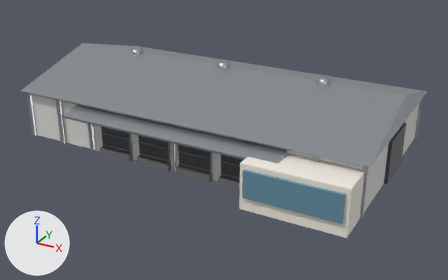
A saved change to the glTF model src/assets/models/props/warehouse_small.glb.
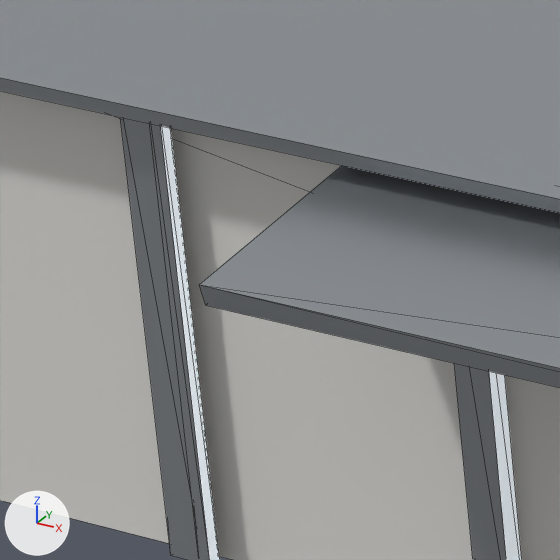
The first picture shows the older version from a 50 mm camera at (37.7, -68.4, 33.7) aimed at (1.8, -3.1, 1.0). The close-ups show the older and then the newer version on the part from 10% to 22% of the width and 32% to 51% of the height of that picture. Only the edits that show in the close-ups are written down. Arrows for +X, +Y and +Z are at lower left; the lights stay in place. The close-ups show mesh edges as thin lines.

Objects in the first close-up: 'Merged_PropsMetal', 'wh_walls'.
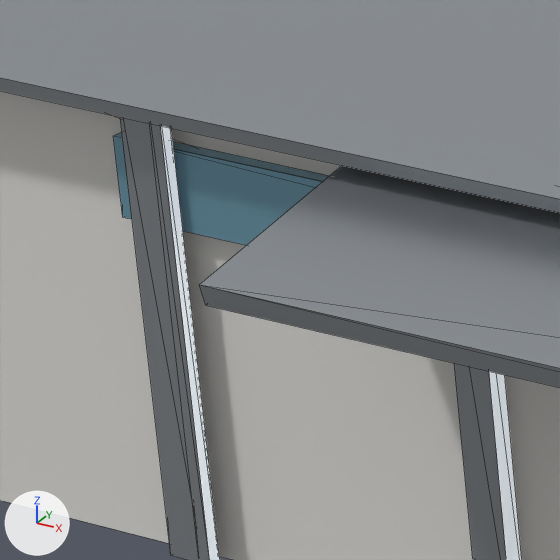
Location of each change, (x1, y1, x2, y2) in pixels of the close-ups (560 x 560 px):
'Merged_FacadeGlass', added (cyan): after (113, 132, 329, 245)

Edits to the bpy script that builds the scene:
```text
Add me_merged_facadeglass_mesh:
    me_merged_facadeglass_mesh.from_pydata(...)  # a box spanning x 11.5..22.5, y -16.8..-16.5, z 1.6..4.9; a box spanning x -18.4..18.4, y -12.2..-12.0, z 4.6..5.7; a box spanning x -18.4..18.4, y 12.0..12.2, z 4.6..5.7
    me_merged_facadeglass_mesh.materials.append(mat_facadeglass)  # cyan #81b3c8
Add ob_merged_facadeglass:
    ob_merged_facadeglass = bpy.data.objects.new('Merged_FacadeGlass', me_merged_facadeglass_mesh)
    ob_merged_facadeglass.location = (0.0, 0.0, 0.0)
```
